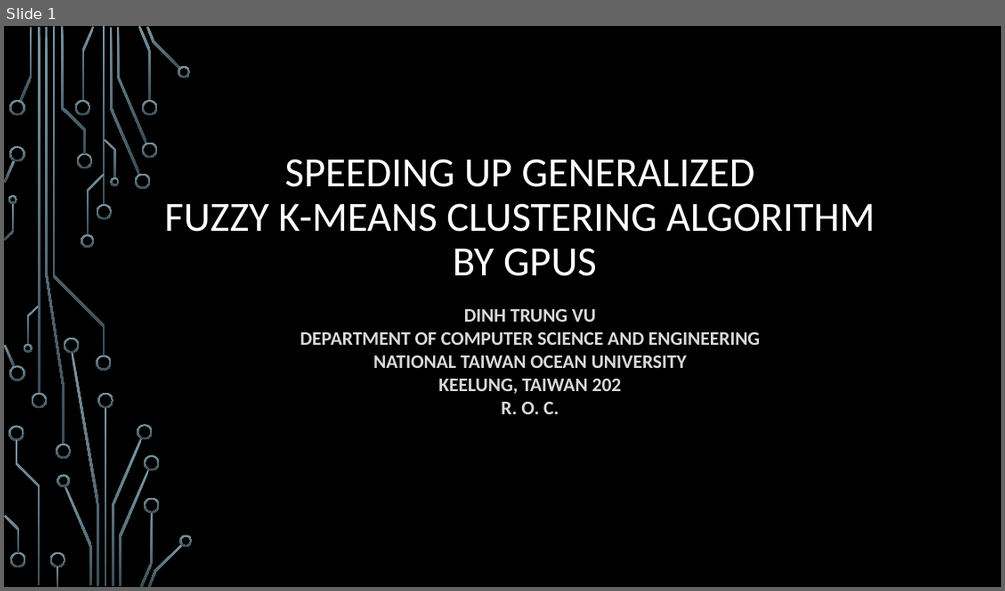
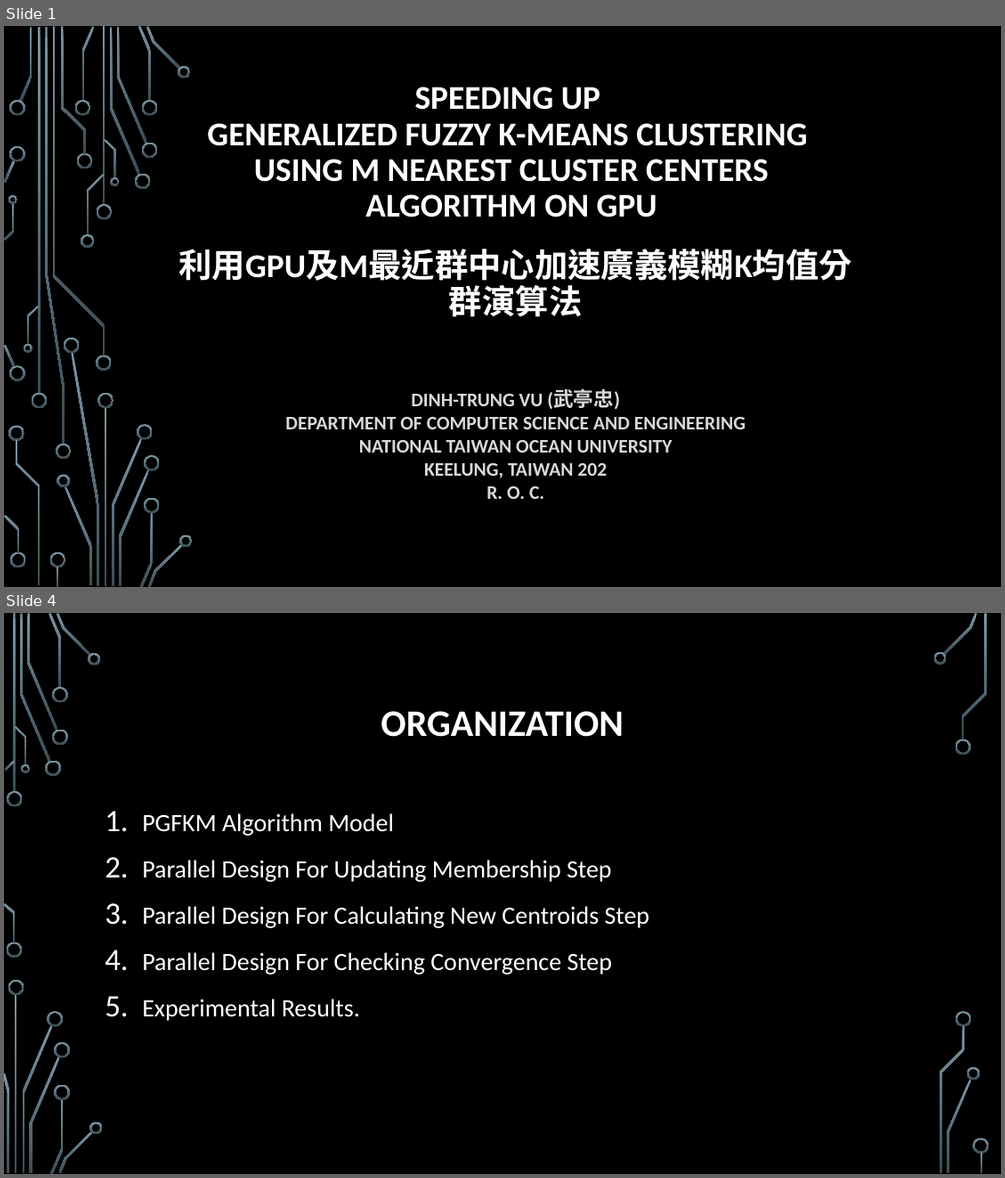
Before and after one commit to trungvdhp/master-ntou, a slide deck: ImageProcessing/Speeding up GFKM.pptx. Shown one above the other, each under a label of ours: slide 1 before the commit, slides 1 and 4 after it; the slides between them are not shown. The pictures are 1005x591 and 1005x1178 pixels, drawn with LibreOffice and Linux fonts; fonts in the diff are those of the drawing; background and template pictures are left out. Boxes give left, top, right and bottom in pixels: in the first picture for what was removed or moved away, otherwise in the second. Text is boxed around its words. In the diff, an @@ line names an element or a change of style, - is before the commit and + after.

```diff
--- a/ImageProcessing/Speeding up GFKM.pptx
+++ b/ImageProcessing/Speeding up GFKM.pptx
@@ slide 4 added at (x1=4, y1=613, x2=1001, y2=1174), background picture (left out) @@
@@ title added at (x1=380, y1=711, x2=623, y2=737), 36 pt, text #FFFFFF, bold @@
+ORGANIZATION
@@ text added at (x1=142, y1=813, x2=650, y2=1021), 24 pt, text #FFFFFF @@
+1. PGFKM Algorithm Model
+2. Parallel Design For Updating Membership Step
+3. Parallel Design For Calculating New Centroids Step
+4. Parallel Design For Checking Convergence Step
+5. Experimental Results.
@@ group added at (x1=4, y1=613, x2=989, y2=1174): 33 freeform shapes, 3 rectangles @@
@@ slide 1 changed as well @@
@@ title at (x1=207, y1=87, x2=807, y2=217): text changed; size 40 to 32 pt; bold on @@
-SPEEDING UP GENERALIZED
-FUZZY K-MEANS CLUSTERING ALGORITHM
-BY GPUS
+SPEEDING UP
+GENERALIZED FUZZY K-MEANS CLUSTERING
+USING M NEAREST CLUSTER CENTERS
+ALGORITHM ON GPU
@@ text added at (x1=178, y1=248, x2=852, y2=286), 32 pt, text #FFFFFF, bold @@
+利用GPU及M最近群中心加速廣義模糊K均值分群演算法
@@ subtitle "DINH-TRUNG VU (武亭忠)" moved from (x1=300, y1=309, x2=760, y2=414) to (x1=285, y1=388, x2=745, y2=499) @@
@@ subtitle at (x1=411, y1=388, x2=620, y2=410): text changed @@
-DINH TRUNG VU
+DINH-TRUNG VU (武亭忠)
```
Also in this commit, not shown: 3 other slides added, 1 slide removed, 3 other files.
